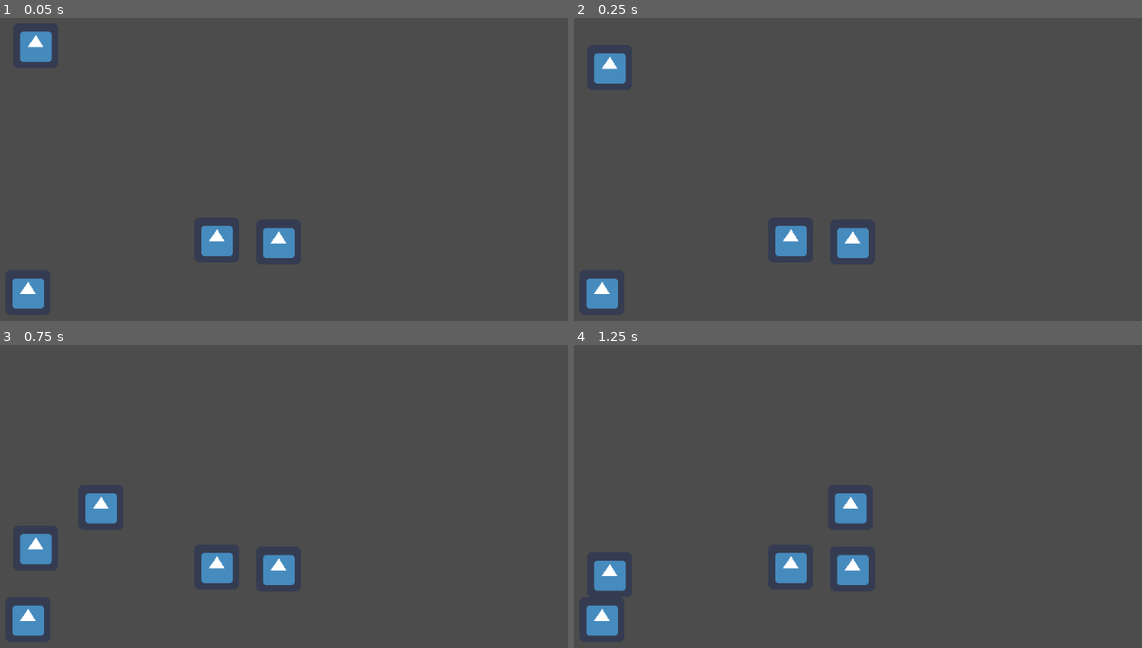
Above: before the commit, frames 1-4 (two rows, left to right).
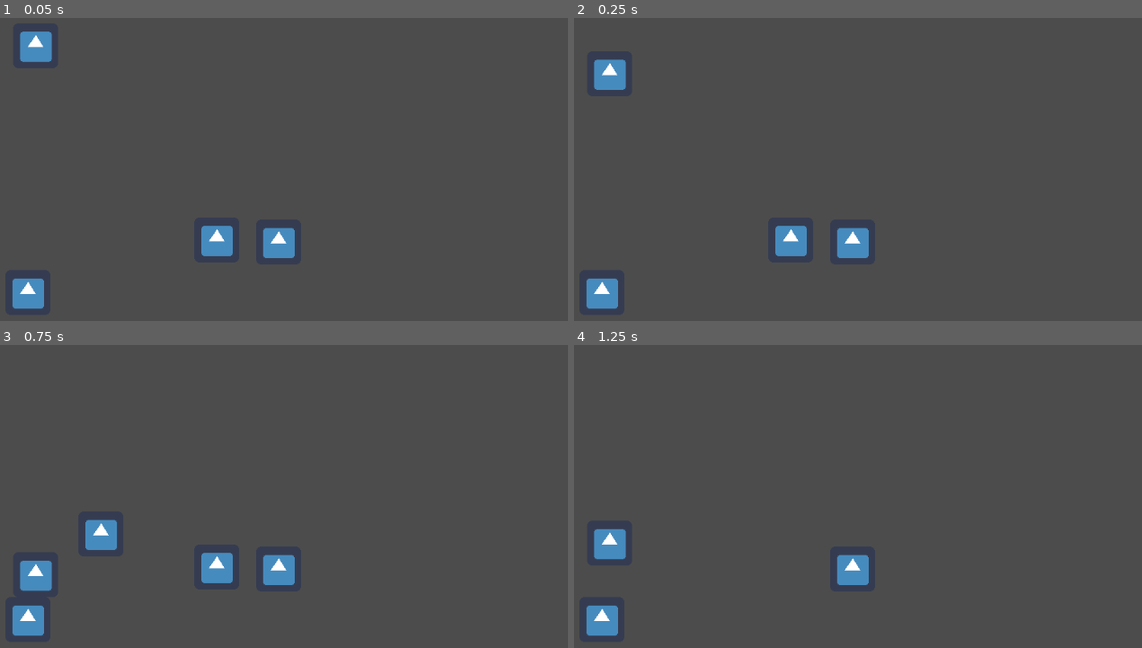
Above: after the commit, the same moments.

Repository: Gravedigger7789/spider-scramble
Game: Godot game, scene res://main.tscn
Two runs of this game, one before a commit and one after it. Both use one fixed random seed, a clock stepped at 60 frames per second and the inputs below. The engine's default icon, where the game draws it, is replaced by a stand-in: a white triangle on a blue panel in a dark square.
Inputs:
- Up to frame 1 (0.05 s): no input
- Up to frame 2 (0.25 s): no input
- Up to frame 3 (0.75 s): tap Z (attack) at 0.6 s
- Up to frame 4 (1.25 s): tap Up (jump) at 0.77 s

Frame 1 is identical in both runs. In frame 2, 0.3% of the frame differs, in the area x 3-10%, y 11-24%; in frame 3, 2.0%; in frame 4, 2.3%, in the area x 3-52%, y 48-82%.

Commit message:
Adjusted gravity

Diff:
--- a/project.godot
+++ b/project.godot
@@ -77,7 +77,7 @@
 [physics]
 
 common/enable_pause_aware_picking=true
-2d/default_gravity=980
+2d/default_gravity=1250
 
 [rendering]
 
--- a/src/Actors/Player.gd
+++ b/src/Actors/Player.gd
@@ -1,8 +1,8 @@
 extends KinematicBody2D
 class_name Player
 
-const JUMP_SPEED := 450.0
-const TERMINAL_VELOCITY := 500.0
+const JUMP_SPEED := 550.0
+const TERMINAL_VELOCITY := 550.0
 
 var velocity := Vector2()
 
